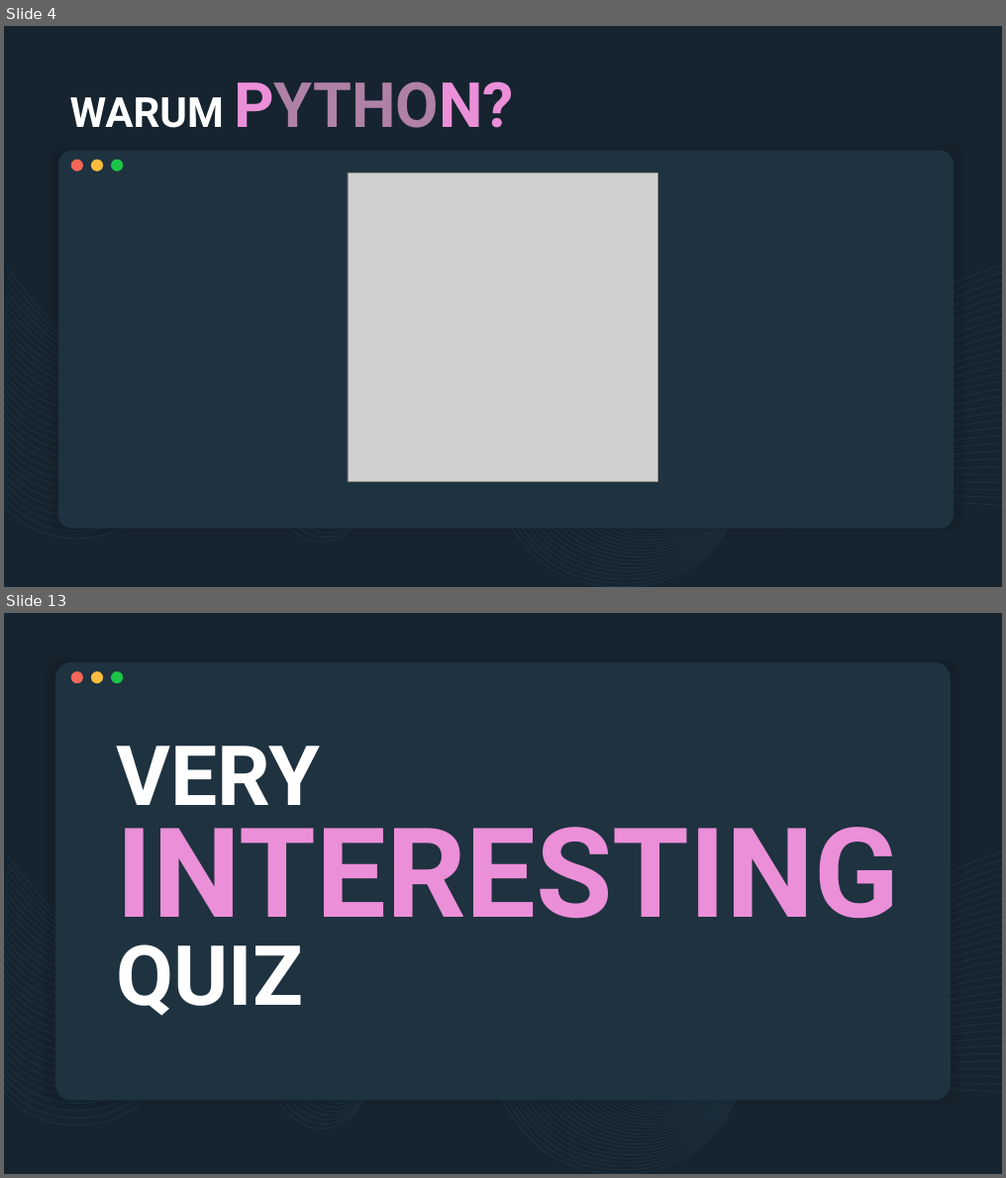
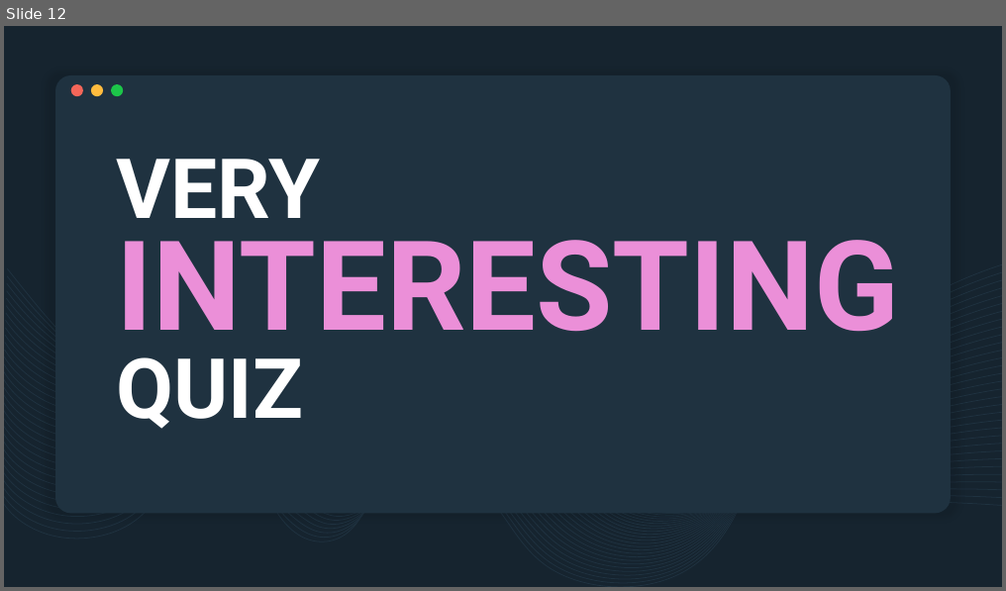
Before and after one commit to derech1e/python-beginner-course, a slide deck: 002/lesson_2.pptx. Shown one above the other, each under a label of ours: slides 4 and 13 before the commit, slide 12 after it; the slides between them are not shown. The pictures are 1006x1178 and 1006x591 pixels, drawn with LibreOffice and Linux fonts; fonts in the diff are those of the drawing; grey boxes stand for pictures. Boxes give left, top, right and bottom in pixels: in the first picture for what was removed or moved away, otherwise in the second. Text is boxed around its words. In the diff, an @@ line names an element or a change of style, - is before the commit and + after.

```diff
--- a/002/lesson_2.pptx
+++ b/002/lesson_2.pptx
@@ slide 4 removed at box(4, 26, 1002, 587), background #16242F; not listed: 32 template elements that a slide beside it also shows @@
@@ title removed at box(70, 81, 514, 128) @@
-WARUM PYTHON?
@@ rounded rectangle removed at box(58, 151, 954, 528) @@
@@ ellipse removed at box(71, 160, 83, 172) @@
@@ ellipse removed at box(91, 160, 103, 172) @@
@@ ellipse removed at box(111, 160, 123, 172) @@
@@ picture removed at box(348, 174, 658, 482) @@
@@ what was slide 13 is now slide 12 @@
```
Also in this commit, not shown: 3 slides changed, 9 slides added, 9 other slides removed, 2 other files.
